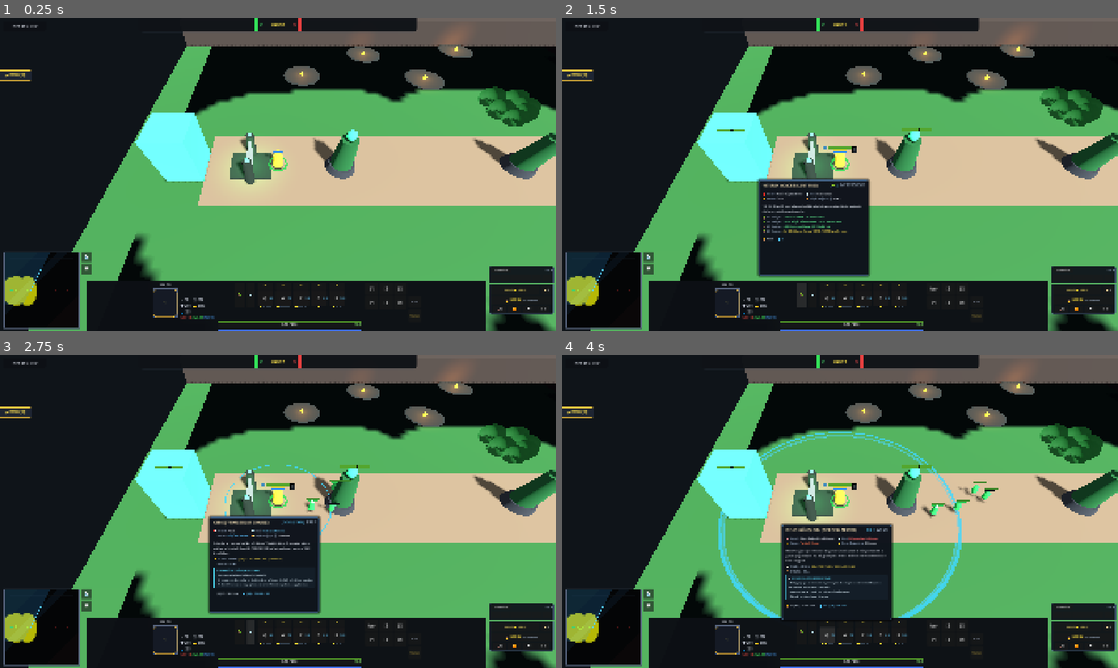
Above: before the commit, frames 1-4 (two rows, left to right).
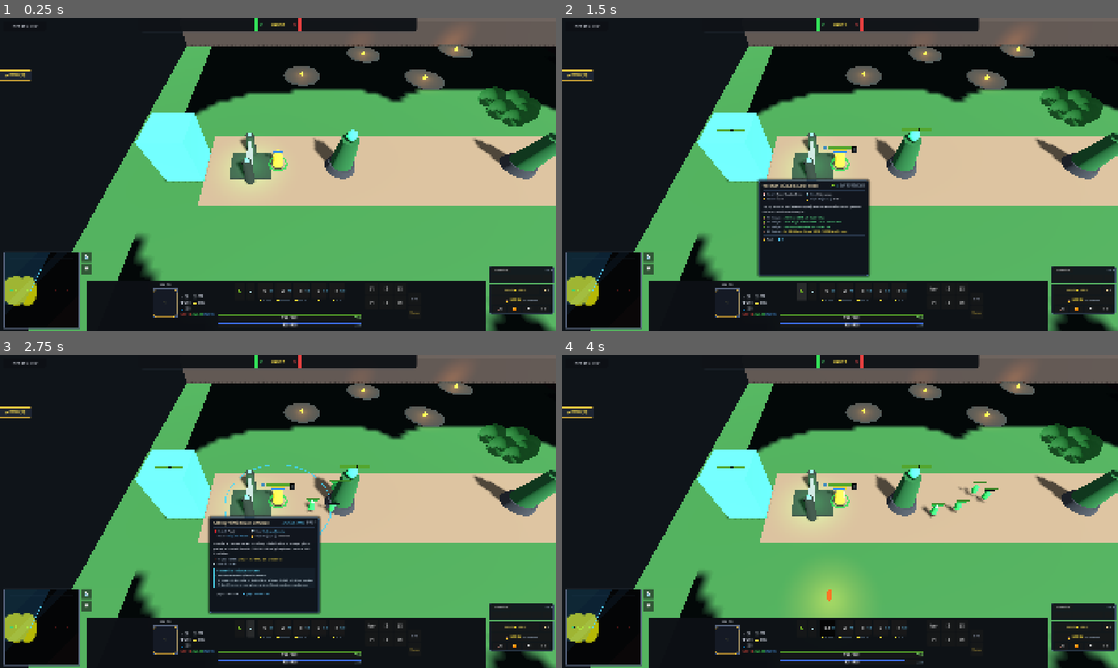
Above: after the commit, the same moments.

Repository: atalhatulu/eclipse-moba
Game: Godot game, scene res://scenes/map/moba_map_3d.tscn
The game is run twice, just before and just after one commit, with the same random seed, the same clock (stepped at 60 frames per second) and the same inputs.
Inputs (mouse positions are in pixels of both pictures, inside the frame that each line leads up to):
- Up to frame 1 (0.25 s): no input
- Up to frame 2 (1.5 s): click "DESO (💰 4500)" at 0.5 s; click "🌳" at 1.25 s
- Up to frame 3 (2.75 s): click "💧" at 2 s
- Up to frame 4 (4 s): click (828, 624) at 2.75 s, where only the run before the commit has a clickable "+"; click "Q" at 3.5 s

The runs differ from the first frame. In frame 1, 1.0% of the frame differs, in the area x 32-76%, y 85-100%; in frame 2, 1.8%; in frame 3, 1.7%; in frame 4, 8.6%, in the area x 2-76%, y 24-100%.

Commit message:
Implement HUD Ability Level Gating, Dynamic Cooldown/Silence Overlays, and 10s 100% Item Refund System

Diff:
--- a/systems/inventory/inventory_manager.gd
+++ b/systems/inventory/inventory_manager.gd
@@ -124,27 +124,51 @@
 	item_purchased.emit(target_item, solution.final_gold_cost)
 	return true
 
+var slot_purchase_times: Dictionary = {}
+var boots_purchase_time: float = -100.0
+
 func _place_in_first_free_slot(item: ItemResource) -> bool:
 	_ensure_slots()
 	for i in range(MAX_NORMAL_SLOTS):
 		if slots[i] == null:
 			slots[i] = item
+			slot_purchase_times[i] = Time.get_ticks_msec() / 1000.0
 			_apply_stat_modifiers(item, "slot_%d" % i)
 			return true
 	return false
 
-func sell_item(slot_index: int) -> bool:
-	_ensure_slots()
+func get_item_refund_value(slot_index: int) -> int:
 	if slot_index < 0 or slot_index >= MAX_NORMAL_SLOTS:
-		return false
+		return 0
 	var item = slots[slot_index]
 	if item == null:
-		return false
-
+		return 0
+	var now = Time.get_ticks_msec() / 1000.0
+	var bought_at = slot_purchase_times.get(slot_index, -100.0)
+	if (now - bought_at) <= 10.0:
+		return item.cost
+	return int(round(float(item.cost) * 0.50))
+
+func is_item_in_full_refund_window(slot_index: int) -> bool:
+	if slot_index < 0 or slot_index >= MAX_NORMAL_SLOTS or slots[slot_index] == null:
+		return false
+	var now = Time.get_ticks_msec() / 1000.0
+	var bought_at = slot_purchase_times.get(slot_index, -100.0)
+	return (now - bought_at) <= 10.0
+
+func sell_item(slot_index: int) -> bool:
+	_ensure_slots()
+	if slot_index < 0 or slot_index >= MAX_NORMAL_SLOTS:
+		return false
+	var item = slots[slot_index]
+	if item == null:
+		return false
+
+	var refund = get_item_refund_value(slot_index)
 	slots[slot_index] = null
+	slot_purchase_times.erase(slot_index)
 	_remove_stat_modifiers("slot_%d" % slot_index)
 
-	var refund = int(round(float(item.cost) * 0.70))
 	add_gold(refund)
 	inventory_updated.emit()
 	item_sold.emit(item, refund)
@@ -157,7 +181,10 @@
 	boots_slot = null
 	_remove_stat_modifiers("boots_slot")
 
-	var refund = int(round(float(item.cost) * 0.70))
+	var now = Time.get_ticks_msec() / 1000.0
+	var refund = item.cost if (now - boots_purchase_time) <= 10.0 else int(round(float(item.cost) * 0.50))
+	boots_purchase_time = -100.0
+
 	add_gold(refund)
 	boots_slot_updated.emit(null)
 	inventory_updated.emit()
@@ -309,6 +336,7 @@
 				triggered = true
 
 	if triggered:
+		slot_purchase_times.erase(slot_index)
 		active_cooldowns[slot_index] = cd
 		inventory_updated.emit()
 		return true
--- a/systems/ui/dota_hud.gd
+++ b/systems/ui/dota_hud.gd
@@ -665,7 +665,7 @@
 		btn.text = "[%s]" % hotkeys[i]
 		btn.custom_minimum_size = Vector2(46, 44)
 		btn.add_theme_font_size_override("font_size", 11)
-		btn.pressed.connect(func(): _on_inventory_slot_clicked(i))
+		btn.gui_input.connect(func(ev): _on_inventory_slot_gui_input(ev, i))
 		btn.mouse_entered.connect(func(): _on_item_slot_hover(i, true, btn))
 		btn.mouse_exited.connect(func(): _on_item_slot_hover(i, false))
 		grid.add_child(btn)
@@ -1038,18 +1038,28 @@
 				var btn: Button = ability_buttons[s]
 				if ab != null:
 					btn.tooltip_text = "%s (Seviye %d)\n%s" % [ab.ability_name, lvl, ab.description]
+					var is_silenced = target_hero.effect_container != null and target_hero.effect_container.is_silenced()
+					var is_no_mana = lvl > 0 and stats.current_mana < ab.get_mana_cost(lvl)
+					var on_cd = ab_cont.cooldown_timers.get(s, 0.0) > 0.0
+					btn.disabled = (lvl <= 0) or on_cd or is_silenced or is_no_mana
 
 			if ability_levelup_buttons.has(s):
 				var lvl_btn: Button = ability_levelup_buttons[s]
-				lvl_btn.visible = has_pts and ab != null and (lvl < ab.max_level)
+				lvl_btn.visible = has_pts and ab != null and ab_cont.can_level_up_ability(s, true)
 
 			if ability_cooldown_overlays.has(s):
 				var overlay: ColorRect = ability_cooldown_overlays[s]
 				var cd_lbl: Label = ability_cooldown_labels[s]
 				var remaining_cd = ab_cont.cooldown_timers.get(s, 0.0)
+				var is_silenced = target_hero.effect_container != null and target_hero.effect_container.is_silenced()
 				if remaining_cd > 0.0:
 					overlay.visible = true
 					cd_lbl.text = "%.1f" % remaining_cd
+					overlay.color = Color(0.0, 0.0, 0.0, 0.78)
+				elif is_silenced:
+					overlay.visible = true
+					cd_lbl.text = "SUSTUR"
+					overlay.color = Color(0.35, 0.05, 0.35, 0.75)
 				else:
 					overlay.visible = false
 
@@ -1104,7 +1114,7 @@
 
 func _on_levelup_clicked(slot: AbilityResource.Slot) -> void:
 	if target_hero != null and target_hero.ability_container != null:
-		target_hero.ability_container.level_up_ability(slot)
+		target_hero.ability_container.level_up_ability(slot, true)
 
 func _on_ability_button_hover(slot: AbilityResource.Slot, is_hovered: bool, btn_control: Control = null) -> void:
 	if target_hero != null and target_hero.ability_container != null:
@@ -1151,6 +1161,30 @@
 		else:
 			ability_tooltip.hide_tooltip()
 
+func _on_inventory_slot_gui_input(event: InputEvent, slot_idx: int) -> void:
+	if event is InputEventMouseButton and event.pressed:
+		if event.button_index == MOUSE_BUTTON_RIGHT:
+			if shop_ui != null and shop_ui.visible and target_hero != null and target_hero.inventory_manager != null:
+				var refund_val = target_hero.inventory_manager.get_item_refund_value(slot_idx)
+				var is_full = target_hero.inventory_manager.is_item_in_full_refund_window(slot_idx)
+				var sold_item = target_hero.inventory_manager.slots[slot_idx]
+				if sold_item != null:
+					target_hero.inventory_manager.sell_item(slot_idx)
+					if Engine.has_singleton("GameEvents") or is_instance_valid(GameEvents):
+						var txt = "EŞYA SATILDI: %s (+💰%d %s)" % [sold_item.item_name.to_upper(), refund_val, "%100 İade" if is_full else "%50 İade"]
+						GameEvents.combat_log_generated.emit(txt)
+			else:
+				# Use active item
+				if target_hero != null and target_hero.inventory_manager != null:
+					target_hero.inventory_manager.use_active_item(slot_idx)
+		elif event.button_index == MOUSE_BUTTON_LEFT:
+			if target_hero != null and target_hero.inventory_manager != null:
+				var it = target_hero.inventory_manager.slots[slot_idx]
+				if it != null and not it.active_action_tag.is_empty():
+					target_hero.inventory_manager.use_active_item(slot_idx)
+				else:
+					_toggle_shop()
+
 func _on_inventory_slot_clicked(_slot_idx: int) -> void:
 	if target_hero != null and target_hero.inventory_manager != null:
 		_toggle_shop()
